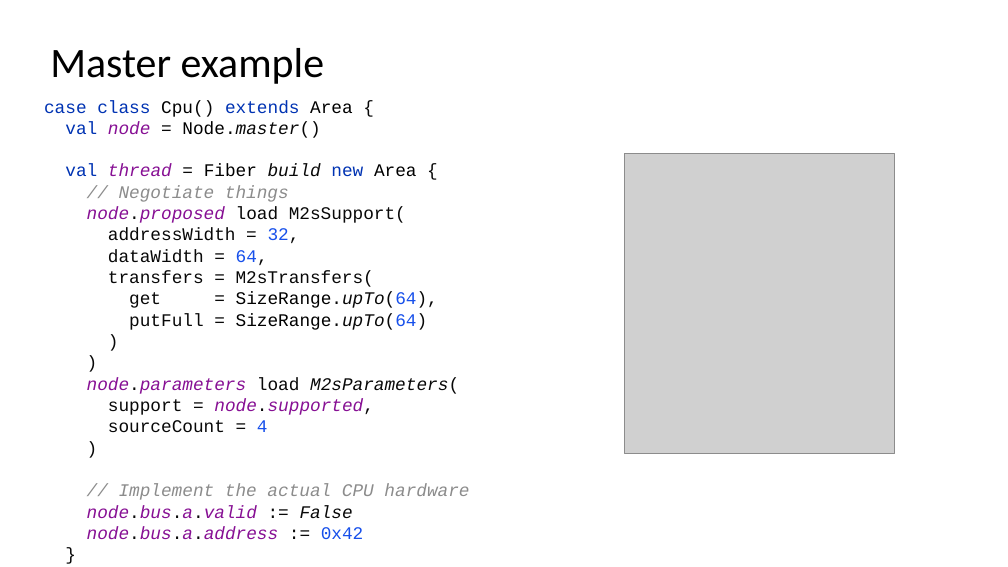
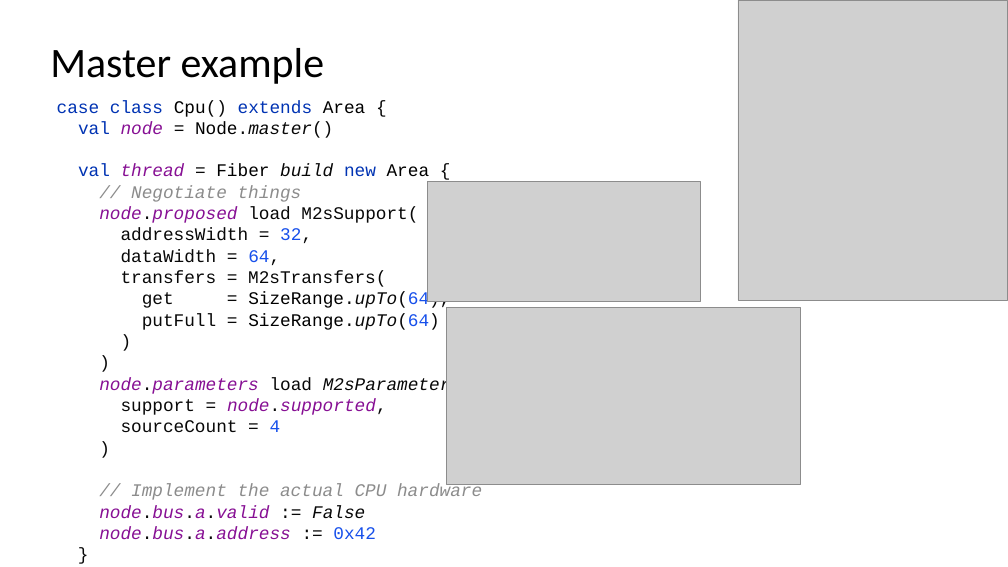
Before and after one commit to SpinalHDL/SpinalDoc, a slide deck: slide 11 of presentation/en/spinalhdl_210723/spinalhdl_210723.odp. Drawn at 1008x567 pixels with LibreOffice and Linux fonts; fonts in the diff are those of the drawing; grey boxes stand for pictures. Boxes give left, top, right and bottom in pixels: in the first picture for what was removed or moved away, otherwise in the second. Text is boxed around its words. In the diff, an @@ line names an element or a change of style, - is before the commit and + after.

```diff
--- a/presentation/en/spinalhdl_210723/spinalhdl_210723.odp
+++ b/presentation/en/spinalhdl_210723/spinalhdl_210723.odp
@@ picture: place and size @@
-picture at (625,154,894,454)
+picture at (738,0,1007,300)
@@ text "case class Cpu() extends Area ...": place and size @@
-text "case class Cpu() extends Area ..." at (44,100,469,540)
+text "case class Cpu() extends Area ..." at (57,100,482,540)
@@ picture added at (427,182,701,302) @@
@@ picture added at (447,307,801,484) @@
```
Also in this commit, not shown: 8 other slides changed, 1 other file.
